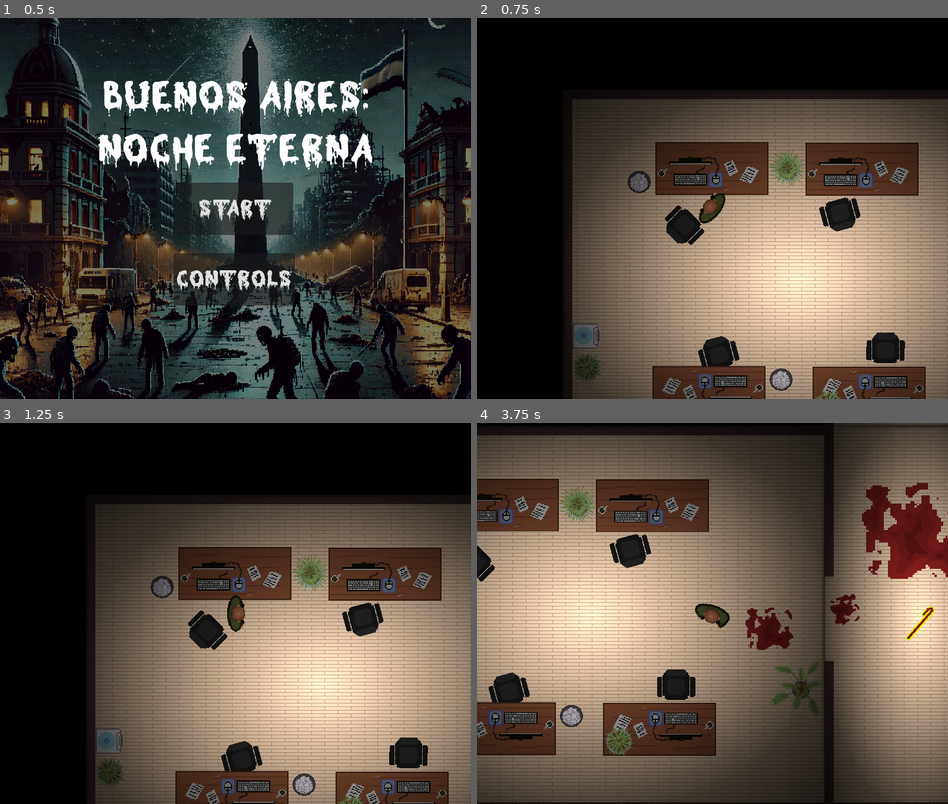
Above: before the commit, frames 1-4 (two rows, left to right).
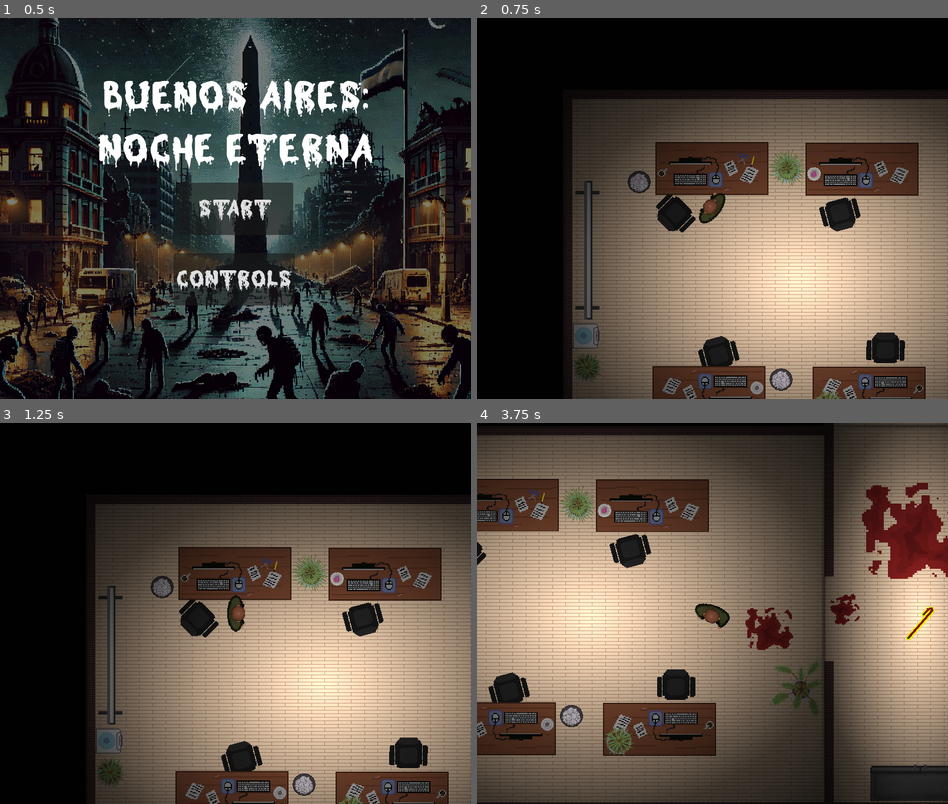
Above: after the commit, the same moments.

Repository: jmsanchezdiaz/boss-ipv-2024-e3.14cos
Game: Godot game, scene res://menu.tscn
Same seed, same stepped clock (60 frames per second), same inputs: the game is played once before the commit and once after it.
Inputs (mouse positions are in pixels of both pictures, inside the frame that each line leads up to):
- Up to frame 1 (0.5 s): no input
- Up to frame 2 (0.75 s): click "Start" at 0.5 s
- Up to frame 3 (1.25 s): no input
- Up to frame 4 (3.75 s): tap Enter at 1.25 s; move the mouse to (816, 594) at 1.27 s; press the mouse at (816, 594) at 1.28 s; hold D (move_right) 1.28-2.03 s; move the mouse to (618, 632) at 2.02 s; release the mouse at (618, 632) at 2.03 s; hold S (move_down) 2.03-2.78 s; tap E (collect) at 2.1 s; move the mouse to (759, 529) at 2.77 s; hold D (move_right) 2.78-3.53 s; hold Shift (run) 2.78-3.53 s; move the mouse to (688, 689) at 3.52 s; hold W (move_up) from 3.53 s (still down); click (688, 689) at 3.6 s

Frame 1 is identical in both runs. In frame 2, 1.1% of the frame differs, in the area x 20-73%, y 35-99%; in frame 3, 1.1%; in frame 4, 1.9%, in the area x 0-100%, y 17-100%.

Commit message:
Feat: New decorations

Diff:
--- a/entities/Player/Player.tscn
+++ b/entities/Player/Player.tscn
@@ -2,7 +2,7 @@
 
 [ext_resource type="Script" path="res://entities/Player/player.gd" id="1_4in8l"]
 [ext_resource type="Resource" uid="uid://wpifrwoc3fi1" path="res://entities/Player/inventory/inventory.tres" id="2_1lk3c"]
-[ext_resource type="Texture2D" uid="uid://cmcsh50axvbfm" path="res://assets/blood-spritesheet2.png" id="3_ld6fc"]
+[ext_resource type="Texture2D" uid="uid://cmcsh50axvbfm" path="res://assets/decoration/blood-spritesheet2.png" id="3_ld6fc"]
 [ext_resource type="Texture2D" uid="uid://dihpolxqe115j" path="res://assets/player/player-spritesheet-v4.png" id="3_mkkae"]
 [ext_resource type="AudioStream" uid="uid://smsrheqjx01d" path="res://sounds/player/player-heartbeat-calm.ogg" id="5_t2ecw"]
 
--- a/entities/Zombie/Zombie.tscn
+++ b/entities/Zombie/Zombie.tscn
@@ -2,7 +2,7 @@
 
 [ext_resource type="Script" path="res://entities/Zombie/zombie.gd" id="1_wyi4p"]
 [ext_resource type="Texture2D" uid="uid://dl554wn8t22p6" path="res://assets/zombie/zombie-spritesheet.png" id="2_fbh3u"]
-[ext_resource type="Texture2D" uid="uid://cmcsh50axvbfm" path="res://assets/blood-spritesheet2.png" id="3_a0iq2"]
+[ext_resource type="Texture2D" uid="uid://cmcsh50axvbfm" path="res://assets/decoration/blood-spritesheet2.png" id="3_a0iq2"]
 
 [sub_resource type="Animation" id="Animation_0uw0c"]
 length = 0.001
--- a/entities/world/Desk.tscn
+++ b/entities/world/Desk.tscn
@@ -1,6 +1,6 @@
 [gd_scene load_steps=3 format=3 uid="uid://3u862rxcxh83"]
 
-[ext_resource type="Texture2D" uid="uid://dl75ewu7n7gp2" path="res://assets/office/desk-v5.png" id="1_qo4ix"]
+[ext_resource type="Texture2D" uid="uid://dl75ewu7n7gp2" path="res://assets/decoration/desk-v5.png" id="1_qo4ix"]
 
 [sub_resource type="RectangleShape2D" id="RectangleShape2D_gdehe"]
 size = Vector2(529.412, 640)
--- /dev/null
+++ b/entities/world/armchair.tscn
@@ -0,0 +1,18 @@
+[gd_scene load_steps=3 format=3 uid="uid://ciq57i6p67b6g"]
+
+[ext_resource type="Texture2D" uid="uid://dts5ot58th0w8" path="res://assets/decoration/armchair.png" id="1_x6u5c"]
+
+[sub_resource type="RectangleShape2D" id="RectangleShape2D_x4d1n"]
+size = Vector2(56, 36)
+
+[node name="armchair" type="StaticBody2D"]
+
+[node name="Armchair" type="Sprite2D" parent="."]
+position = Vector2(32, 2)
+scale = Vector2(1.36, 1.36)
+texture = ExtResource("1_x6u5c")
+
+[node name="CollisionShape2D" type="CollisionShape2D" parent="."]
+visible = false
+position = Vector2(3, 0)
+shape = SubResource("RectangleShape2D_x4d1n")
--- a/entities/world/bin.tscn
+++ b/entities/world/bin.tscn
@@ -1,6 +1,6 @@
 [gd_scene load_steps=3 format=3 uid="uid://q4bps4wckf57"]
 
-[ext_resource type="Texture2D" uid="uid://d3hu42g8sjkm7" path="res://assets/office/bin.png" id="1_a1yej"]
+[ext_resource type="Texture2D" uid="uid://d3hu42g8sjkm7" path="res://assets/decoration/bin.png" id="1_a1yej"]
 
 [sub_resource type="CircleShape2D" id="CircleShape2D_lekta"]
 radius = 19.0
--- /dev/null
+++ b/entities/world/board.tscn
@@ -0,0 +1,18 @@
+[gd_scene load_steps=3 format=3 uid="uid://bnqr34dmot7b6"]
+
+[ext_resource type="Texture2D" uid="uid://cntscf4mhhuh1" path="res://assets/decoration/board.png" id="1_r66s5"]
+
+[sub_resource type="RectangleShape2D" id="RectangleShape2D_jm4gh"]
+size = Vector2(237, 14)
+
+[node name="Board" type="StaticBody2D"]
+
+[node name="Sprite2D" type="Sprite2D" parent="."]
+position = Vector2(6, 56)
+scale = Vector2(2.88, 2.88)
+texture = ExtResource("1_r66s5")
+
+[node name="CollisionShape2D" type="CollisionShape2D" parent="."]
+visible = false
+position = Vector2(0.5, 0)
+shape = SubResource("RectangleShape2D_jm4gh")
--- a/entities/world/chair.tscn
+++ b/entities/world/chair.tscn
@@ -1,6 +1,6 @@
 [gd_scene load_steps=3 format=3 uid="uid://b522bpucjpi5c"]
 
-[ext_resource type="Texture2D" uid="uid://xaoe1pe1rwng" path="res://assets/office/chair.png" id="1_qd66o"]
+[ext_resource type="Texture2D" uid="uid://xaoe1pe1rwng" path="res://assets/decoration/chair.png" id="1_qd66o"]
 
 [sub_resource type="CapsuleShape2D" id="CapsuleShape2D_h73lv"]
 radius = 15.0
--- /dev/null
+++ b/entities/world/cigarrate.tscn
@@ -0,0 +1,8 @@
+[gd_scene load_steps=2 format=3 uid="uid://t6wmpkdnbksr"]
+
+[ext_resource type="Texture2D" uid="uid://brvyk488i8oeo" path="res://assets/decoration/cigarrate.png" id="1_6vput"]
+
+[node name="Cigarrate" type="Sprite2D"]
+position = Vector2(-24, 14)
+scale = Vector2(4.69767, 4.69767)
+texture = ExtResource("1_6vput")
--- /dev/null
+++ b/entities/world/coffee.tscn
@@ -0,0 +1,8 @@
+[gd_scene load_steps=2 format=3 uid="uid://taujv4th8i57"]
+
+[ext_resource type="Texture2D" uid="uid://dgylsknsknmlw" path="res://assets/decoration/coffee.png" id="1_pcddk"]
+
+[node name="Coffee" type="Sprite2D"]
+position = Vector2(28, 2)
+scale = Vector2(1.44, 1.44)
+texture = ExtResource("1_pcddk")
--- a/entities/world/dispenser.tscn
+++ b/entities/world/dispenser.tscn
@@ -1,6 +1,6 @@
 [gd_scene load_steps=3 format=3 uid="uid://goqaftbbtbnv"]
 
-[ext_resource type="Texture2D" uid="uid://calbcuwf37oj7" path="res://assets/office/dispenser.png" id="1_3cc7p"]
+[ext_resource type="Texture2D" uid="uid://calbcuwf37oj7" path="res://assets/decoration/dispenser.png" id="1_3cc7p"]
 
 [sub_resource type="RectangleShape2D" id="RectangleShape2D_4aw4f"]
 size = Vector2(42, 43)
--- /dev/null
+++ b/entities/world/donut.tscn
@@ -0,0 +1,8 @@
+[gd_scene load_steps=2 format=3 uid="uid://qit2i2p81lwv"]
+
+[ext_resource type="Texture2D" uid="uid://soiciywf3to" path="res://assets/decoration/donut.png" id="1_l2n4q"]
+
+[node name="Donut" type="Sprite2D"]
+position = Vector2(54, 19)
+scale = Vector2(1.52, 1.52)
+texture = ExtResource("1_l2n4q")
--- /dev/null
+++ b/entities/world/locker.tscn
@@ -0,0 +1,17 @@
+[gd_scene load_steps=3 format=3 uid="uid://b32ctfeojjft5"]
+
+[ext_resource type="Texture2D" uid="uid://n311ckbgatmd" path="res://assets/decoration/lockers.png" id="1_rgmv1"]
+
+[sub_resource type="RectangleShape2D" id="RectangleShape2D_1w5sx"]
+size = Vector2(168, 60)
+
+[node name="Locker" type="StaticBody2D"]
+
+[node name="Sprite2D" type="Sprite2D" parent="."]
+scale = Vector2(2.4, 2.4)
+texture = ExtResource("1_rgmv1")
+
+[node name="CollisionShape2D" type="CollisionShape2D" parent="."]
+visible = false
+position = Vector2(0, -6)
+shape = SubResource("RectangleShape2D_1w5sx")
--- /dev/null
+++ b/entities/world/magazine.tscn
@@ -0,0 +1,7 @@
+[gd_scene load_steps=2 format=3 uid="uid://bubfguoanpxgs"]
+
+[ext_resource type="Texture2D" uid="uid://c308i1hybrftx" path="res://assets/decoration/magazine.png" id="1_bgr8j"]
+
+[node name="Magazine" type="Sprite2D"]
+scale = Vector2(1.72093, 1.72093)
+texture = ExtResource("1_bgr8j")
--- a/entities/world/plant_1.tscn
+++ b/entities/world/plant_1.tscn
@@ -1,6 +1,6 @@
 [gd_scene load_steps=3 format=3 uid="uid://diefev7dg3hms"]
 
-[ext_resource type="Texture2D" uid="uid://dhrs6kabev4rm" path="res://assets/office/plant1.png" id="1_mcrly"]
+[ext_resource type="Texture2D" uid="uid://dhrs6kabev4rm" path="res://assets/decoration/plant1.png" id="1_mcrly"]
 
 [sub_resource type="CircleShape2D" id="CircleShape2D_1ot3b"]
 radius = 21.0
--- a/entities/world/plant_2.tscn
+++ b/entities/world/plant_2.tscn
@@ -1,6 +1,6 @@
 [gd_scene load_steps=3 format=3 uid="uid://dwgtu8i4iwlkb"]
 
-[ext_resource type="Texture2D" uid="uid://bkcd8r1mlyyj3" path="res://assets/office/plant2.png" id="1_wavbh"]
+[ext_resource type="Texture2D" uid="uid://bkcd8r1mlyyj3" path="res://assets/decoration/plant2.png" id="1_wavbh"]
 
 [sub_resource type="CircleShape2D" id="CircleShape2D_x1a03"]
 radius = 21.0238
--- a/entities/world/plant_3.tscn
+++ b/entities/world/plant_3.tscn
@@ -1,6 +1,6 @@
 [gd_scene load_steps=3 format=3 uid="uid://c5h3m2t0l57qt"]
 
-[ext_resource type="Texture2D" uid="uid://d3emwo7l3p8li" path="res://assets/office/plnt3.png" id="1_hps48"]
+[ext_resource type="Texture2D" uid="uid://d3emwo7l3p8li" path="res://assets/decoration/plnt3.png" id="1_hps48"]
 
 [sub_resource type="CircleShape2D" id="CircleShape2D_vd1t4"]
 radius = 19.0
--- /dev/null
+++ b/entities/world/scisor.tscn
@@ -0,0 +1,8 @@
+[gd_scene load_steps=2 format=3 uid="uid://d22gjmfmytb4s"]
+
+[ext_resource type="Texture2D" uid="uid://p78pe4sgi8g6" path="res://assets/decoration/scisor.png" id="1_ad57s"]
+
+[node name="Scisor" type="Sprite2D"]
+position = Vector2(67, 30)
+scale = Vector2(1.92, 1.92)
+texture = ExtResource("1_ad57s")
--- /dev/null
+++ b/entities/world/sofa.tscn
@@ -0,0 +1,17 @@
+[gd_scene load_steps=3 format=3 uid="uid://dvbaf0gek0xxc"]
+
+[ext_resource type="Texture2D" uid="uid://b2cno844ggwhx" path="res://assets/decoration/sofa.png" id="1_hakbl"]
+
+[sub_resource type="RectangleShape2D" id="RectangleShape2D_jan22"]
+size = Vector2(209, 68)
+
+[node name="Sofa" type="StaticBody2D"]
+
+[node name="Sprite2D" type="Sprite2D" parent="."]
+scale = Vector2(2.52, 2.52)
+texture = ExtResource("1_hakbl")
+
+[node name="CollisionShape2D" type="CollisionShape2D" parent="."]
+visible = false
+position = Vector2(-1.5, -4)
+shape = SubResource("RectangleShape2D_jan22")
--- /dev/null
+++ b/entities/world/table.tscn
@@ -0,0 +1,16 @@
+[gd_scene load_steps=3 format=3 uid="uid://n7gkprqwwy2g"]
+
+[ext_resource type="Texture2D" uid="uid://wm8wom5i613r" path="res://assets/decoration/table.png" id="1_ml5hc"]
+
+[sub_resource type="CircleShape2D" id="CircleShape2D_2j5pa"]
+radius = 39.0
+
+[node name="table" type="StaticBody2D"]
+
+[node name="Sprite2D" type="Sprite2D" parent="."]
+scale = Vector2(2.37209, 2.37209)
+texture = ExtResource("1_ml5hc")
+
+[node name="CollisionShape2D" type="CollisionShape2D" parent="."]
+visible = false
+shape = SubResource("CircleShape2D_2j5pa")
--- a/levels/level_0.tscn
+++ b/levels/level_0.tscn
@@ -15,8 +15,18 @@
 [ext_resource type="PackedScene" uid="uid://c2o0kr8xieldc" path="res://entities/Player/inventory/items/bandage.tscn" id="8_jrvjv"]
 [ext_resource type="PackedScene" uid="uid://djba5um6gbc7k" path="res://entities/Zombie/Zombie.tscn" id="8_o2v3o"]
 [ext_resource type="PackedScene" uid="uid://c5h3m2t0l57qt" path="res://entities/world/plant_3.tscn" id="9_de35t"]
-[ext_resource type="Texture2D" uid="uid://8ulx2k2lajms" path="res://assets/bloostain-v1.png" id="10_mv8n1"]
+[ext_resource type="Texture2D" uid="uid://8ulx2k2lajms" path="res://assets/decoration/bloostain-v1.png" id="10_mv8n1"]
+[ext_resource type="PackedScene" uid="uid://qit2i2p81lwv" path="res://entities/world/donut.tscn" id="11_2n11v"]
 [ext_resource type="PackedScene" uid="uid://dpmtbbduioxrq" path="res://hud.tscn" id="12_jydqv"]
+[ext_resource type="PackedScene" uid="uid://d22gjmfmytb4s" path="res://entities/world/scisor.tscn" id="12_q7s3l"]
+[ext_resource type="PackedScene" uid="uid://taujv4th8i57" path="res://entities/world/coffee.tscn" id="13_rkwb8"]
+[ext_resource type="PackedScene" uid="uid://dvbaf0gek0xxc" path="res://entities/world/sofa.tscn" id="14_8m676"]
+[ext_resource type="PackedScene" uid="uid://n7gkprqwwy2g" path="res://entities/world/table.tscn" id="14_inmqt"]
+[ext_resource type="PackedScene" uid="uid://b32ctfeojjft5" path="res://entities/world/locker.tscn" id="15_06e6n"]
+[ext_resource type="PackedScene" uid="uid://t6wmpkdnbksr" path="res://entities/world/cigarrate.tscn" id="15_wfji5"]
+[ext_resource type="PackedScene" uid="uid://bnqr34dmot7b6" path="res://entities/world/board.tscn" id="16_063hm"]
+[ext_resource type="PackedScene" uid="uid://ciq57i6p67b6g" path="res://entities/world/armchair.tscn" id="16_737fr"]
+[ext_resource type="PackedScene" uid="uid://bubfguoanpxgs" path="res://entities/world/magazine.tscn" id="16_menx0"]
 
 [sub_resource type="Gradient" id="Gradient_vg1fq"]
 offsets = PackedFloat32Array(0, 0.377358, 0.748428, 1)
@@ -118,7 +128,7 @@
 metadata/_edit_lock_ = true
 
 [node name="Chair" parent="Office" instance=ExtResource("7_wxei5")]
-position = Vector2(205, 232)
+position = Vector2(190, 211)
 rotation = 0.785397
 metadata/_edit_lock_ = true
 
@@ -183,79 +193,40 @@
 rotation = -0.261799
 metadata/_edit_lock_ = true
 
-[node name="Dispenser3" parent="." instance=ExtResource("7_l3lbp")]
-position = Vector2(839, -526)
-rotation = -1.57079
-metadata/_edit_lock_ = true
-
-[node name="Bloostain-v1" type="Sprite2D" parent="."]
+[node name="Bloostain-v1" type="Sprite2D" parent="Office"]
 position = Vector2(707, 342)
 scale = Vector2(1.66, 1.54)
 texture = ExtResource("10_mv8n1")
 metadata/_edit_lock_ = true
 
-[node name="Bloostain-v2" type="Sprite2D" parent="."]
-position = Vector2(957, 173)
-scale = Vector2(3.74, 3.46)
-texture = ExtResource("10_mv8n1")
-metadata/_edit_lock_ = true
-
-[node name="Bloostain-v3" type="Sprite2D" parent="."]
-position = Vector2(837, 312)
-rotation = 1.309
-texture = ExtResource("10_mv8n1")
-metadata/_edit_lock_ = true
-
-[node name="Bloostain-v4" type="Sprite2D" parent="."]
-position = Vector2(1015, -182)
-rotation = 2.0944
-scale = Vector2(2.76, 2.98)
-texture = ExtResource("10_mv8n1")
-metadata/_edit_lock_ = true
-
-[node name="Bloostain-v5" type="Sprite2D" parent="."]
-position = Vector2(950, -1314)
-rotation = 0.785398
-scale = Vector2(3.18851, 3.76225)
-texture = ExtResource("10_mv8n1")
-metadata/_edit_lock_ = true
-
-[node name="Bloostain-v7" type="Sprite2D" parent="."]
-position = Vector2(984, -1727)
-rotation = -0.523599
-scale = Vector2(3.18851, 3.02432)
-texture = ExtResource("10_mv8n1")
-metadata/_edit_lock_ = true
-
-[node name="Bloostain-v6" type="Sprite2D" parent="."]
-position = Vector2(988, -574)
-rotation = -0.837645
-scale = Vector2(2.83412, 2.59051)
-texture = ExtResource("10_mv8n1")
-metadata/_edit_lock_ = true
-
-[node name="PointLight2D2" type="PointLight2D" parent="."]
-position = Vector2(960.5, 324)
-scale = Vector2(5.01563, 10.125)
-texture = SubResource("GradientTexture2D_uv2qe")
-metadata/_edit_lock_ = true
-
-[node name="PointLight2D3" type="PointLight2D" parent="."]
-position = Vector2(961, -323.5)
-scale = Vector2(5.03125, 10.1094)
-texture = SubResource("GradientTexture2D_uv2qe")
-metadata/_edit_lock_ = true
-
-[node name="PointLight2D4" type="PointLight2D" parent="."]
-position = Vector2(960, -980)
-scale = Vector2(5, 10.4063)
-texture = SubResource("GradientTexture2D_uv2qe")
-metadata/_edit_lock_ = true
-
-[node name="PointLight2D5" type="PointLight2D" parent="."]
-position = Vector2(960, -1614)
-scale = Vector2(5, 9.40625)
-texture = SubResource("GradientTexture2D_uv2qe")
+[node name="Donut" parent="Office" instance=ExtResource("11_2n11v")]
+position = Vector2(375, 168)
+rotation = 2.35619
+metadata/_edit_lock_ = true
+
+[node name="Scisor" parent="Office" instance=ExtResource("12_q7s3l")]
+position = Vector2(373, 166)
+rotation = 0.261799
+metadata/_edit_lock_ = true
+
+[node name="Coffee" parent="Office" instance=ExtResource("13_rkwb8")]
+position = Vector2(357, 502)
+rotation = -0.261799
+metadata/_edit_lock_ = true
+
+[node name="Sofa" parent="Office" instance=ExtResource("14_8m676")]
+position = Vector2(1063, 335)
+rotation = 1.57079
+metadata/_edit_lock_ = true
+
+[node name="Locker" parent="Office" instance=ExtResource("15_06e6n")]
+position = Vector2(962, 602)
+rotation = -3.14159
+metadata/_edit_lock_ = true
+
+[node name="Board" parent="Office" instance=ExtResource("16_063hm")]
+position = Vector2(43, 273)
+rotation = -1.57079
 metadata/_edit_lock_ = true
 
 [node name="Crowbar" parent="." instance=ExtResource("7_dtxje")]
@@ -274,28 +245,134 @@
 layer_0/tile_data = PackedInt32Array(0, 1, 0, 1, 1, 0, 2, 1, 0, 3, 1, 0, 4, 1, 0, 5, 1, 0, 6, 1, 0, 7, 1, 0, 8, 1, 0, 9 …(7337 unchanged characters)…
 metadata/_edit_lock_ = true
 
+[node name="Hall" type="Node" parent="."]
+
+[node name="Dispenser3" parent="Hall" instance=ExtResource("7_l3lbp")]
+position = Vector2(839, -526)
+rotation = -1.57079
+metadata/_edit_lock_ = true
+
+[node name="Bloostain-v2" type="Sprite2D" parent="Hall"]
+position = Vector2(957, 173)
+scale = Vector2(3.74, 3.46)
+texture = ExtResource("10_mv8n1")
+metadata/_edit_lock_ = true
+
+[node name="Bloostain-v3" type="Sprite2D" parent="Hall"]
+position = Vector2(837, 312)
+rotation = 1.309
+texture = ExtResource("10_mv8n1")
+metadata/_edit_lock_ = true
+
+[node name="Bloostain-v4" type="Sprite2D" parent="Hall"]
+position = Vector2(1015, -182)
+rotation = 2.0944
+scale = Vector2(2.76, 2.98)
+texture = ExtResource("10_mv8n1")
+metadata/_edit_lock_ = true
+
+[node name="Bloostain-v5" type="Sprite2D" parent="Hall"]
+position = Vector2(950, -1314)
+rotation = 0.785398
+scale = Vector2(3.18851, 3.76225)
+texture = ExtResource("10_mv8n1")
+metadata/_edit_lock_ = true
+
+[node name="Bloostain-v7" type="Sprite2D" parent="Hall"]
+position = Vector2(984, -1727)
+rotation = -0.523599
+scale = Vector2(3.18851, 3.02432)
+texture = ExtResource("10_mv8n1")
+metadata/_edit_lock_ = true
+
+[node name="Bloostain-v6" type="Sprite2D" parent="Hall"]
+position = Vector2(988, -574)
+rotation = -0.837645
+scale = Vector2(2.83412, 2.59051)
+texture = ExtResource("10_mv8n1")
+metadata/_edit_lock_ = true
+
+[node name="PointLight2D2" type="PointLight2D" parent="Hall"]
+position = Vector2(960.5, 324)
+scale = Vector2(5.01563, 10.125)
+texture = SubResource("GradientTexture2D_uv2qe")
+metadata/_edit_lock_ = true
+
+[node name="PointLight2D3" type="PointLight2D" parent="Hall"]
+position = Vector2(961, -323.5)
+scale = Vector2(5.03125, 10.1094)
+texture = SubResource("GradientTexture2D_uv2qe")
+metadata/_edit_lock_ = true
+
+[node name="PointLight2D4" type="PointLight2D" parent="Hall"]
+position = Vector2(960, -980)
+scale = Vector2(5, 10.4063)
+texture = SubResource("GradientTexture2D_uv2qe")
+metadata/_edit_lock_ = true
+
+[node name="PointLight2D5" type="PointLight2D" parent="Hall"]
+position = Vector2(960, -1633.5)
+scale = Vector2(5, 10.0156)
+texture = SubResource("GradientTexture2D_uv2qe")
+metadata/_edit_lock_ = true
+
+[node name="table" parent="Hall" instance=ExtResource("14_inmqt")]
+position = Vector2(1058, -489)
+metadata/_edit_lock_ = true
+
+[node name="Cigarrate" parent="Hall" instance=ExtResource("15_wfji5")]
+position = Vector2(1033, -504)
+rotation = 0.523598
+scale = Vector2(2.09302, 2.09302)
+metadata/_edit_lock_ = true
+
+[node name="armchair" parent="Hall" instance=ExtResource("16_737fr")]
+position = Vector2(1065, -589)
+rotation = 1.57079
+scale = Vector2(1.90525, 1.90525)
+metadata/_edit_lock_ = true
+
+[node name="armchair2" parent="Hall" instance=ExtResource("16_737fr")]
+position = Vector2(1065, -399)
+rotation = 1.57079
+scale = Vector2(1.90525, 1.90525)
+metadata/_edit_lock_ = true
+
+[node name="Magazine" parent="Hall" instance=ExtResource("16_menx0")]
+position = Vector2(1085, -489)
+rotation = -0.261799
+scale = Vector2(1.90525, 1.90525)
+metadata/_edit_lock_ = true
+
 [node name="Enemies" type="Node" parent="."]
 
 [node name="Zombie" parent="Enemies" instance=ExtResource("8_o2v3o")]
 position = Vector2(972, -304)
+metadata/_edit_lock_ = true
 
 [node name="Zombie2" parent="Enemies" instance=ExtResource("8_o2v3o")]
 position = Vector2(964, -1606)
+metadata/_edit_lock_ = true
 
 [node name="Zombie3" parent="Enemies" instance=ExtResource("8_o2v3o")]
 position = Vector2(1036, -1756)
+metadata/_edit_lock_ = true
 
 [node name="Zombie4" parent="Enemies" instance=ExtResource("8_o2v3o")]
 position = Vector2(884, -1702)
+metadata/_edit_lock_ = true
 
 [node name="Zombie5" parent="Enemies" instance=ExtResource("8_o2v3o")]
 position = Vector2(854, -1434)
+metadata/_edit_lock_ = true
 
 [node name="Zombie6" parent="Enemies" instance=ExtResource("8_o2v3o")]
 position = Vector2(1030, -1420)
+metadata/_edit_lock_ = true
 
 [node name="Zombie7" parent="Enemies" instance=ExtResource("8_o2v3o")]
 position = Vector2(940, -1336)
+metadata/_edit_lock_ = true
 
 [node name="Player" parent="." instance=ExtResource("3_6sdbt")]
 position = Vector2(254, 202)
Binary file added: assets/decoration/armchair.png
Not shown, added: assets/decoration/armchair.png.import
Renamed: assets/office/bin.png -> assets/decoration/bin.png
Not shown, added: assets/decoration/bin.png.import
Renamed: assets/blood-spritesheet.png -> assets/decoration/blood-spritesheet.png
Not shown, changed: assets/decoration/blood-spritesheet.png.import
Renamed: assets/blood-spritesheet2.png -> assets/decoration/blood-spritesheet2.png
Not shown, changed: assets/decoration/blood-spritesheet2.png.import
Renamed: assets/bloostain-v1.png -> assets/decoration/bloostain-v1.png
Not shown, added: assets/decoration/bloostain-v1.png.import
Binary file added: assets/decoration/board.png
Not shown, changed: assets/decoration/board.png.import
(and 35 more such lines)
